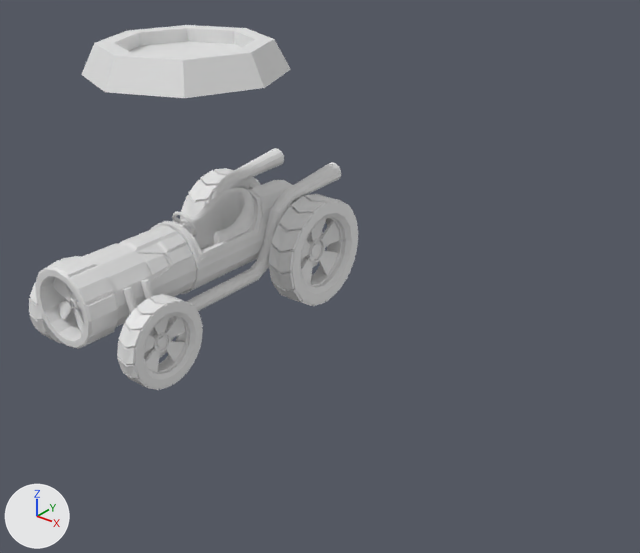
Two versions of the Blender file Blender/Kart 3/kart.blend, one commit apart.
One viewpoint serves both versions: a 50 mm lens placed at (7.51, -6.97, 5.38), pointed at (1.98, -0.05, 1.09). The lights are fixed; the arrows at lower left show +X, +Y and +Z.
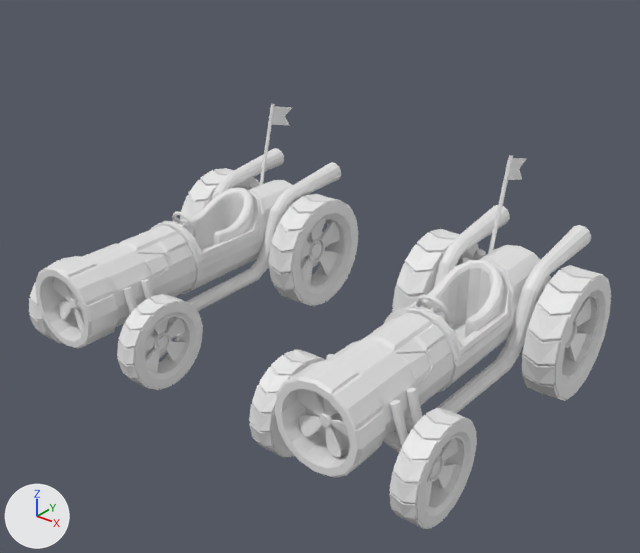
Boxes [x1, y1, x2, y2] around the edits, measured in the pictures (640 x 553 px):
'Cylinder.022', added
    after: [275, 155, 591, 478]
'Cylinder', moved, turned, rescaled (not visible afterwards)
    before: [81, 25, 291, 98]
'Circle.008', added
    after: [522, 265, 611, 401]
'Cylinder.014', added
    after: [389, 408, 477, 529]
'Cylinder.018', added
    after: [249, 349, 325, 457]
'Circle.009', added
    after: [392, 229, 479, 313]
'Cylinder.013', added
    after: [259, 104, 275, 186]
'Plane.001', added
    after: [272, 106, 292, 125]

The change, as a list of edits to the scene's bpy script:
```text
Add me_cylinder_040:
    me_cylinder_040.from_pydata(...)  # 4883 vertices, 4652 faces; spans x -2.8..14.7, y -0.6..7.6, z -1.9..86.4
Add me_cylinder_038:
    me_cylinder_038.from_pydata(...)  # 1090 vertices, 1098 faces; spans x -2.1..2.1, y -2.1..2.1, z -6.7..9.0
Add me_cylinder_034:
    me_cylinder_034.from_pydata(...)  # 1090 vertices, 1098 faces; spans x -2.1..2.1, y -2.1..2.1, z -9.0..6.7
Add me_circle_018:
    me_circle_018.from_pydata(...)  # 834 vertices, 842 faces; spans x -1.04..1.04, y -1.04..1.04, z -0.43..0.44
Add me_circle_017:
    me_circle_017.from_pydata(...)  # 834 vertices, 842 faces; spans x -1.04..1.04, y -1.04..1.04, z -0.44..0.43
Add me_plane_001:
    me_plane_001.from_pydata(...)  # 12 vertices, 10 faces; spans x -1.0..1.0, y -1.0..1.0, z 0.0..0.08
Add me_cylinder:
    me_cylinder.from_pydata([(0.0, 1.0, -1.0), (0.0, 1.0, 7.3), (0.87, 0.5, -1.0), (0.87, 0.5, 7.3), (0.87, -0.5, -1.0), (0.87, -0.5, 7.3), (0.0, -1.0, -1.0), (0.0, -1.0, 7.3), (-0.87, -0.5, -1.0), (-0.87, -0.5, 7.3), (-0.87, 0.5, -1.0), (-0.87, 0.5, 7.3)], [], [(0, 1, 3, 2), (2, 3, 5, 4), (4, 5, 7, 6), (6, 7, 9, 8), (8, 9, 11, 10), (10, 11, 1, 0)])
Change ob_cylinder:
    ob_cylinder.location: (0.0, 0.0, 3.23) -> (0.16, -0.27, 1.13)
    ob_cylinder.rotation_euler: (0.0, 0.0, 0.0) -> (-1.571, 0.0, 0.0)  # degrees (0, 0, 0) -> degrees (-90, 0, 0)
    ob_cylinder.scale: (1.0, 1.0, 0.174) -> (0.047, 0.047, 0.00817)
Add ob_cylinder_022:
    ob_cylinder_022 = bpy.data.objects.new('Cylinder.022', me_cylinder_040)
    ob_cylinder_022.location = (4.26, -1.38, 0.43)
    ob_cylinder_022.rotation_euler = (1.571, 0.0, 1.571)  # degrees (90, 0, 90)
    ob_cylinder_022.scale = (0.242, 0.242, -0.0174)
Add ob_cylinder_018:
    ob_cylinder_018 = bpy.data.objects.new('Cylinder.018', me_cylinder_038)
    ob_cylinder_018.location = (2.74, -1.39, 0.43)
    ob_cylinder_018.rotation_euler = (1.571, 0.0, 1.571)  # degrees (90, 0, 90)
    ob_cylinder_018.scale = (0.242, 0.242, -0.0174)
Add ob_cylinder_014:
    ob_cylinder_014 = bpy.data.objects.new('Cylinder.014', me_cylinder_034)
    ob_cylinder_014.location = (4.32, -1.39, 0.43)
    ob_cylinder_014.rotation_euler = (1.571, 0.0, 1.571)  # degrees (90, 0, 90)
    ob_cylinder_014.scale = (0.242, 0.242, -0.0174)
Add ob_circle_009:
    ob_circle_009 = bpy.data.objects.new('Circle.009', me_circle_018)
    ob_circle_009.location = (2.71, 1.29, 0.62)
    ob_circle_009.rotation_euler = (1.571, 0.0, 1.571)  # degrees (90, 0, 90)
    ob_circle_009.scale = (0.686, 0.686, 0.434)
Add ob_circle_008:
    ob_circle_008 = bpy.data.objects.new('Circle.008', me_circle_017)
    ob_circle_008.location = (4.35, 1.29, 0.62)
    ob_circle_008.rotation_euler = (1.571, 0.0, 1.571)  # degrees (90, 0, 90)
    ob_circle_008.scale = (0.686, 0.686, 0.434)
Add ob_plane_001:
    ob_plane_001 = bpy.data.objects.new('Plane.001', me_plane_001)
    ob_plane_001.location = (-0.29, 1.93, 2.08)
    ob_plane_001.rotation_euler = (-1.571, 1.321, -1.571)  # degrees (-90, 76, -90)
    ob_plane_001.scale = (0.122, 0.211, 0.14)
Add ob_cylinder_013:
    ob_cylinder_013 = bpy.data.objects.new('Cylinder.013', me_cylinder)
    ob_cylinder_013.location = (-0.29, 1.5, 1.23)
    ob_cylinder_013.rotation_euler = (-0.257, 0.0, 0.0)  # degrees (-15, 0, 0)
    ob_cylinder_013.scale = (0.0241, 0.0241, 0.148)
```
